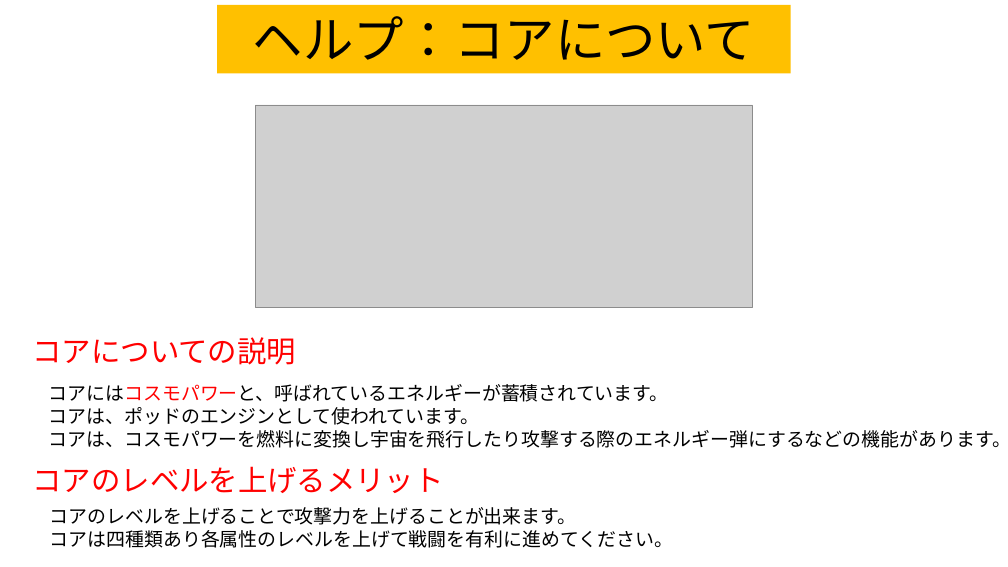
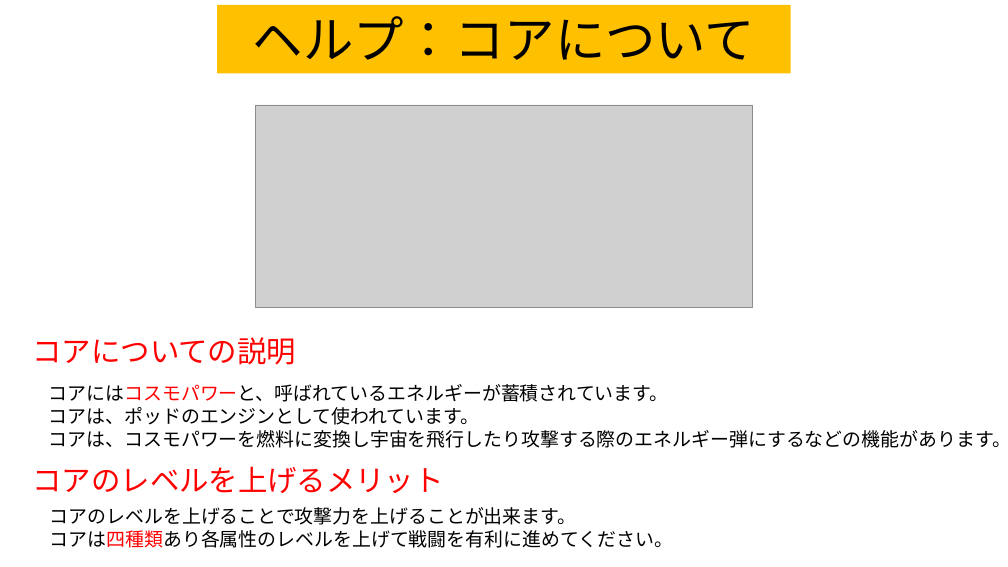
Before and after one commit to team556/team, a slide deck: slide 5 of 説明文.pptx. Drawn at 1008x567 pixels with LibreOffice and Linux fonts; fonts in the diff are those of the drawing; grey boxes stand for pictures. Boxes give left, top, right and bottom in pixels: in the first picture for what was removed or moved away, otherwise in the second. Text is boxed around its words. In the diff, an @@ line names an element or a change of style, - is before the commit and + after.

```diff
--- a/説明文.pptx
+++ b/説明文.pptx
@@ text at <box>50,530,673,548</box>: text colour #000000 to #FF0000 in "コアは四種類あり各属性のレベルを上げて戦闘を有利に進めてください。" @@
```
Also in this commit, not shown: 5 other slides changed.
